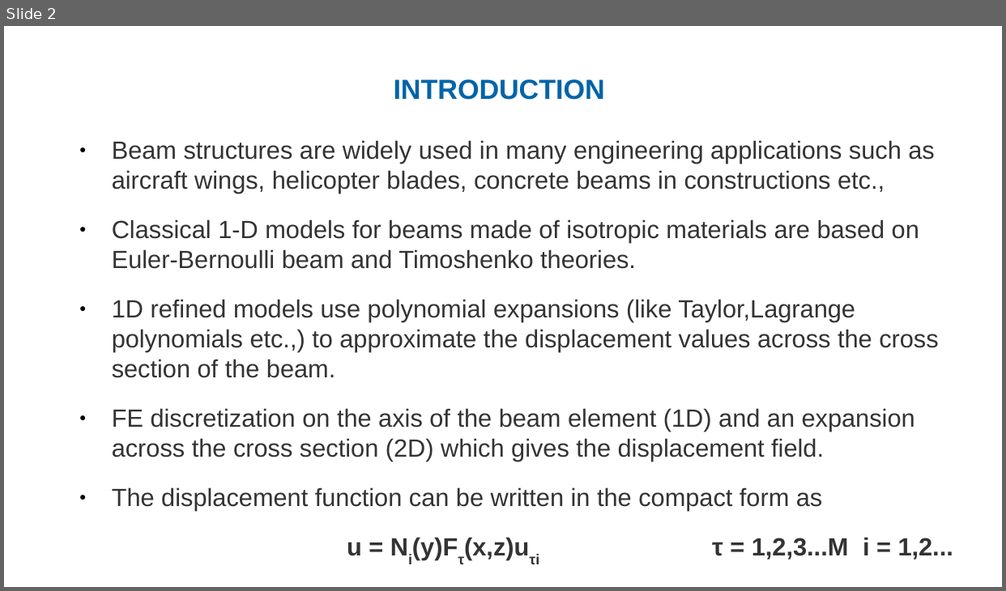
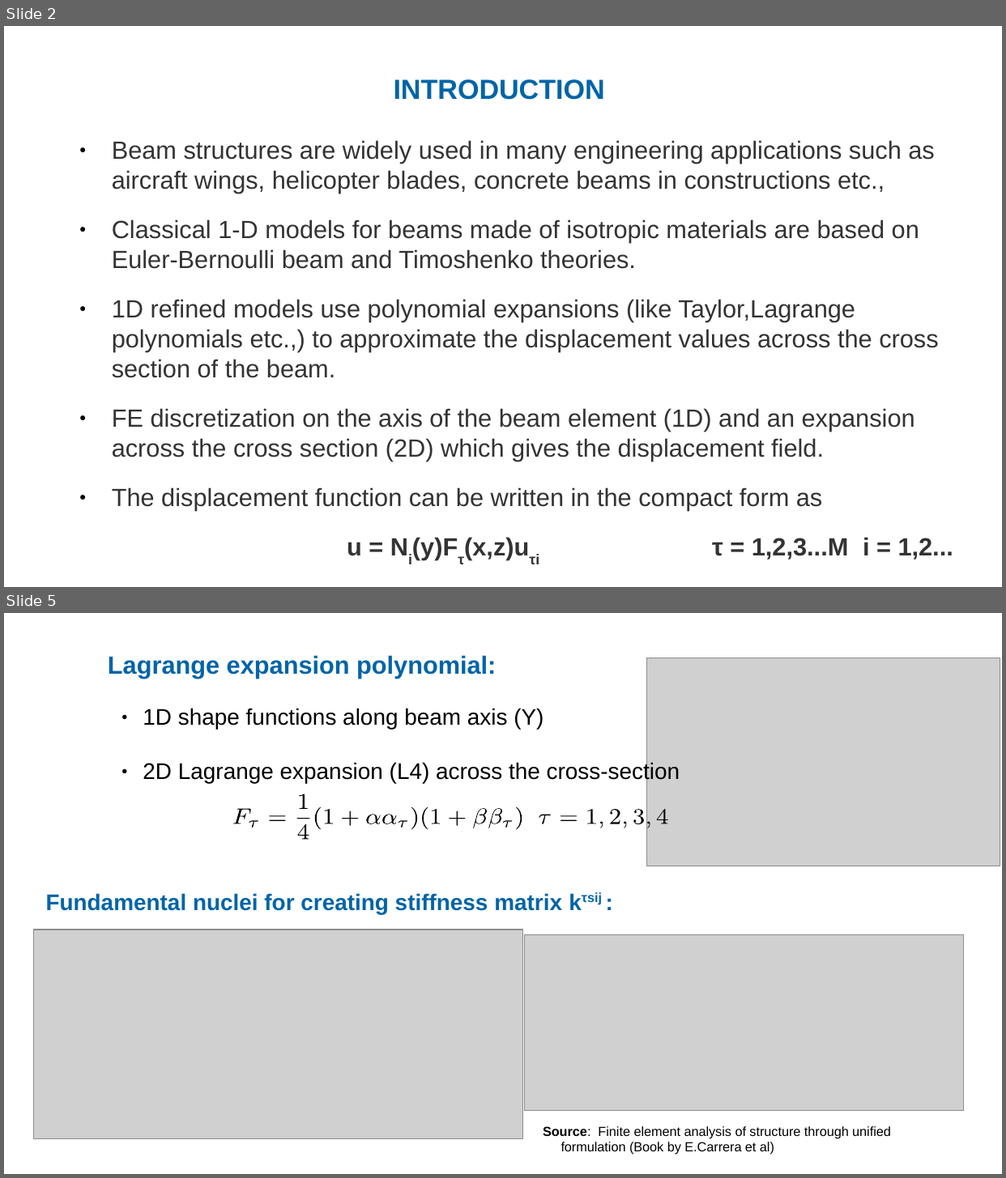
Before and after one commit to ARUN-PRAKASH-95/PPP-presentations, a slide deck: PPPSS19_63876_ARUN_PRAKASH_GANAPATHY.odp. Shown one above the other, each under a label of ours: slide 2 before the commit, slides 2 and 5 after it; the slides between them are not shown. The pictures are 1006x591 and 1006x1178 pixels, drawn with LibreOffice and Linux fonts; fonts in the diff are those of the drawing; grey boxes stand for pictures; background and template pictures are left out. Boxes give left, top, right and bottom in pixels: in the first picture for what was removed or moved away, otherwise in the second. Text is boxed around its words. In the diff, an @@ line names an element or a change of style, - is before the commit and + after.

```diff
--- a/PPPSS19_63876_ARUN_PRAKASH_GANAPATHY.odp
+++ b/PPPSS19_63876_ARUN_PRAKASH_GANAPATHY.odp
@@ slide 5 added at [4, 613, 1002, 1174], background #FFFFFF @@
@@ text added at [108, 655, 496, 679], 19.8 pt, text #0064A8, bold @@
+Lagrange expansion polynomial:
@@ picture added at [647, 658, 1000, 867] @@
@@ text added at [143, 708, 680, 784], 18 pt, text #000000 @@
+● 1D shape functions along beam axis (Y)
+● 2D Lagrange expansion (L4) across the cross-section
@@ group added at [233, 794, 667, 839]: 29 freeform shapes @@
@@ text added at [46, 893, 562, 914], 18 pt, text #0064A8, bold @@
+Fundamental nuclei for creating stiffness matrix kτsij :
@@ picture added at [34, 930, 523, 1139] @@
@@ picture added at [525, 935, 964, 1111] @@
@@ text added at [543, 1127, 891, 1155], 10.5 pt, text #000000 @@
+Source: Finite element analysis of structure through unified formulation (Book by E.Carrera et al)
```
Also in this commit, not shown: 2 slides changed, 2 other slides added, 1 other file.
